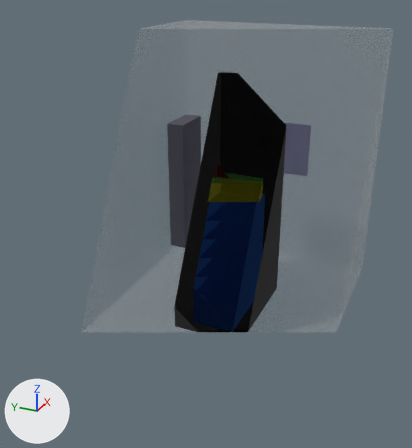
A saved change to the glTF model assemblies/compute-container/defense-ac-h100/assembly.glb.
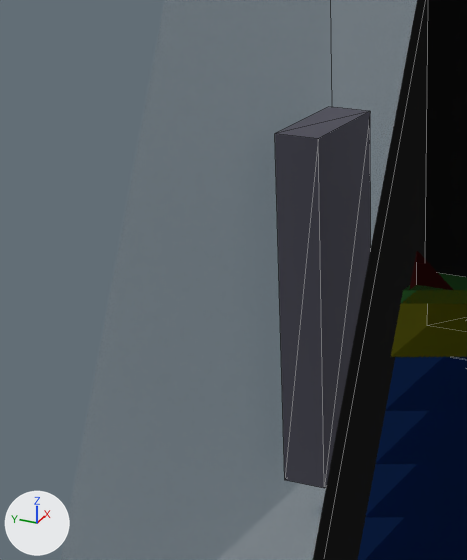
Old and new are each drawn whole from a 50 mm camera at (-5119.0, -2023.0, 3526.0) aimed at (-252.0, 168.0, 1093.0) and again close up on the part from 17% to 57% of the width and 17% to 61% of the height. The axes (+X, +Y, +Z) are drawn at lower left. The lights are the same throughout. The first two pictures are the older version. The close-ups show mesh edges as thin lines. Everything nearer to the camera than a plane just in front of the edit is cut away. Where no turn or scale is listed for an object, it has been applied to the vertices. Vertices at exactly the same position are counted once.

The first close-up shows 'CMP-CDU-001', 'CMP-NODE-002#4', 'CMP-NODE-002#5', 'CMP-NODE-002#6', 'CMP-NODE-002#7', 'CMP-PDU-001#1', 'CMP-PNL-001', 'CMP-RACK-001', 'CMP-SWITCH-001', 'container_shell' and 1 more.
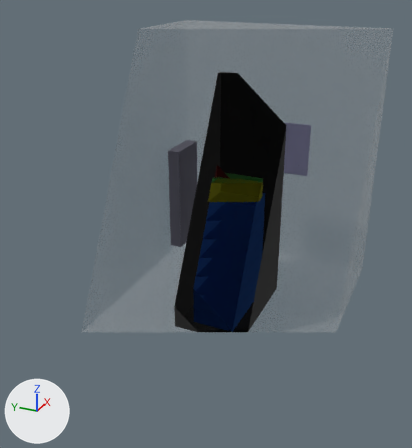
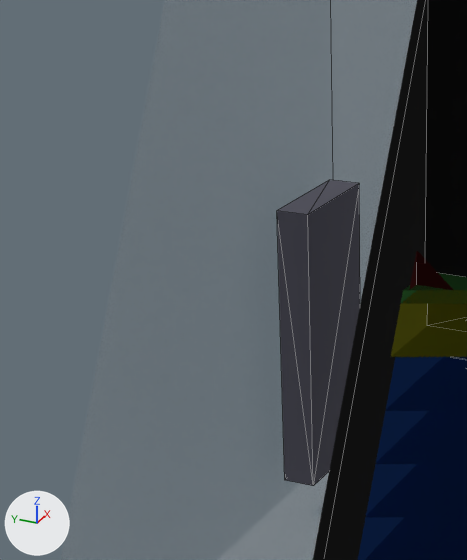
Changed parts and their boxes (x1, y1, x2, y2) in the close-ups (467 x 560 px):
'CMP-PNL-001', reshaped, moved (13% narrower, 20% shorter)
    before: (275, 107, 371, 488)
    after: (277, 180, 360, 486)

What the commit changed:
me_cmp_pnl_001 is used by ob_cmp_pnl_001; location (1000.0, 1018.0, 1000.0).
me_cmp_pnl_001 had 8 vertices, 12 faces and spanned x -254.0..254.0, y -100.0..100.0, z -800.0..800.0.
me_cmp_pnl_001 now has 8 vertices, 12 faces and spans x -254.0..254.0, y -73.0..73.0, z -635.0..635.0.
me_cmp_pnl_001 part 1: the whole mesh is rebuilt.
Object 'CMP-PNL-001' (ob_cmp_pnl_001) moves from (1000.0, 1018.0, 1000.0) to (1000.0, 1045.0, 835.0).
